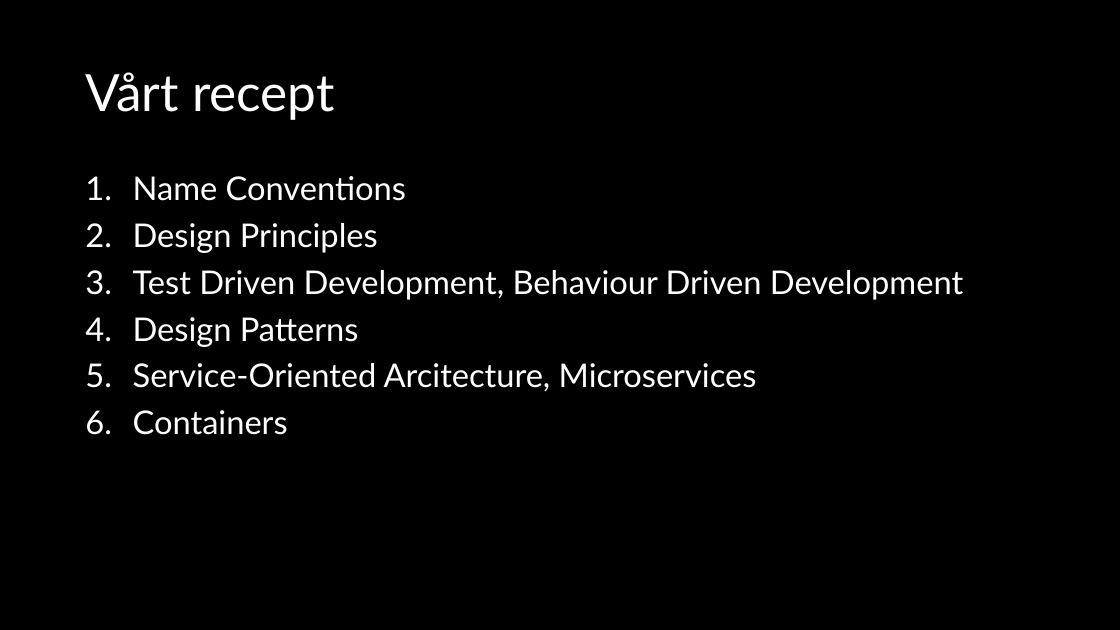
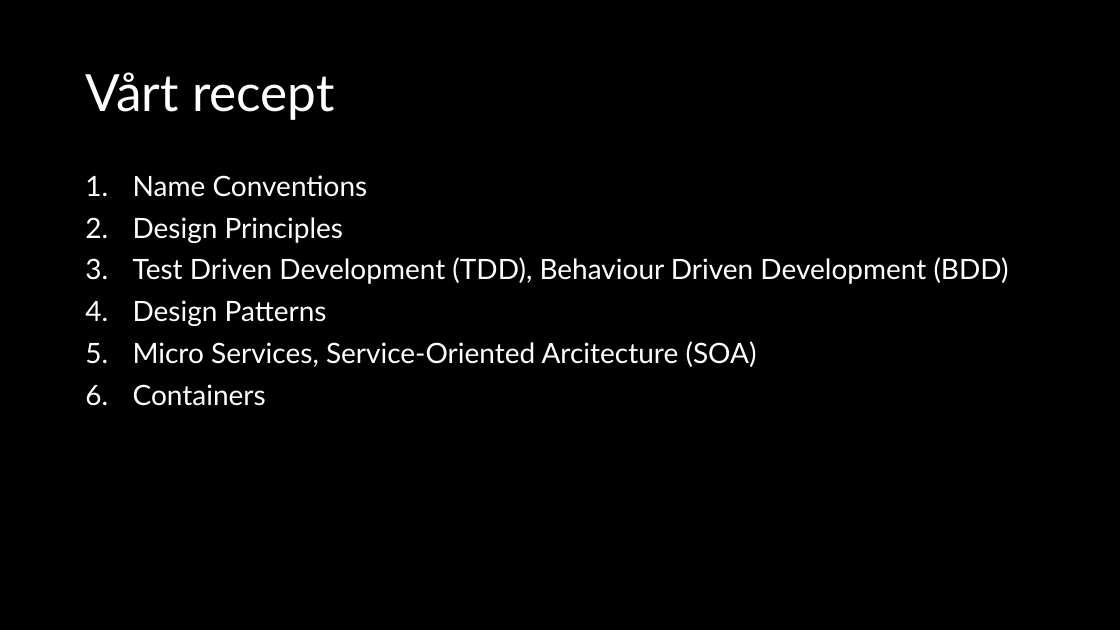
Before and after one commit to z3ph1/CleanCode-NET23, a slide deck: slide 5 of assets/Slides (2024)/pptx/1-clean-code.pptx. Drawn at 1120x630 pixels with LibreOffice and Linux fonts; fonts in the diff are those of the drawing. Boxes give left, top, right and bottom in pixels: in the first picture for what was removed or moved away, otherwise in the second. Text is boxed around its words. In the diff, an @@ line names an element or a change of style, - is before the commit and + after.

```diff
--- a/assets/Slides (2024)/pptx/1-clean-code.pptx
+++ b/assets/Slides (2024)/pptx/1-clean-code.pptx
@@ text at (x1=133, y1=175, x2=368, y2=406): size 28 to 24 pt in "Name Conventions", "Design Principles", "Design Patterns", "Containers" @@
@@ text at (x1=133, y1=257, x2=1009, y2=284): text changed; size 28 to 24 pt @@
-3. Test Driven Development, Behaviour Driven Development
+3. Test Driven Development (TDD), Behaviour Driven Development (BDD)
@@ text at (x1=133, y1=341, x2=757, y2=367): text changed; size 28 to 24 pt @@
-5. Service-Oriented Arcitecture, Microservices
+5. Micro Services, Service-Oriented Arcitecture (SOA)
```
Also in this commit, not shown: 6 other slides changed, 2 slides removed, 3 other files.
